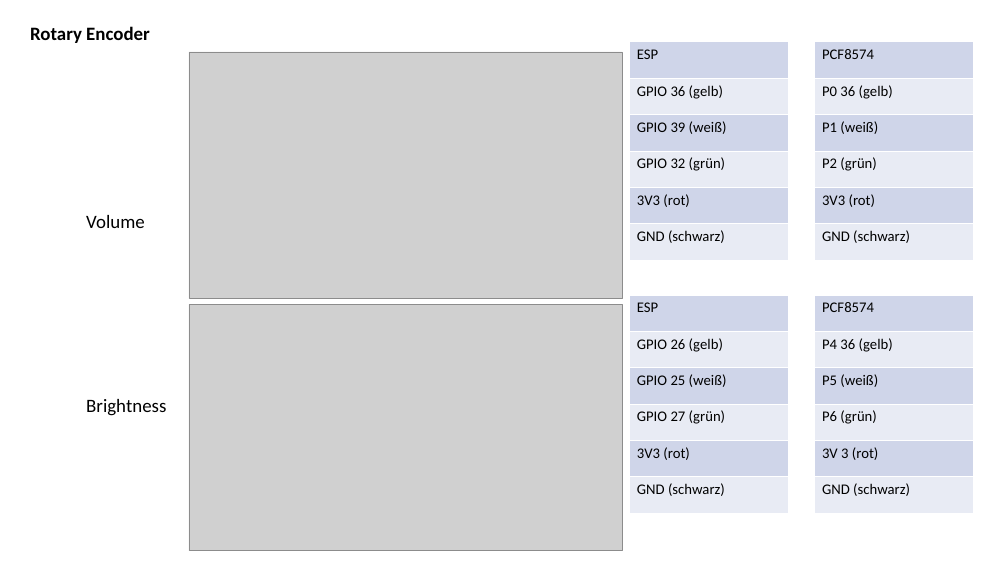
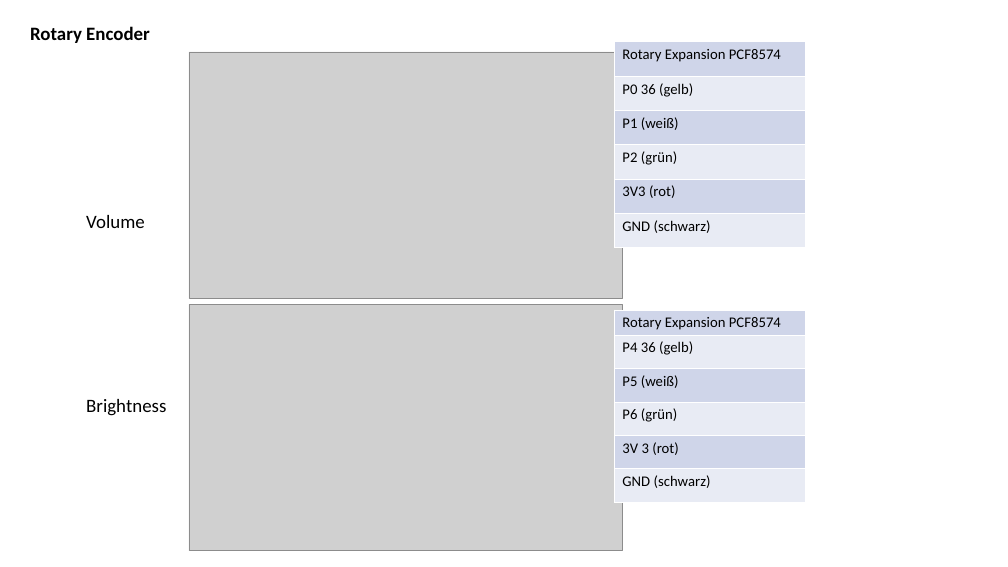
Before and after one commit to jeskes/activityboard, a slide deck: slide 21 of Activityboard.pptx. Drawn at 1008x567 pixels with LibreOffice and Linux fonts; fonts in the diff are those of the drawing; grey boxes stand for pictures. Boxes give left, top, right and bottom in pixels: in the first picture for what was removed or moved away, otherwise in the second. Text is boxed around its words. In the diff, an @@ line names an element or a change of style, - is before the commit and + after.

```diff
--- a/Activityboard.pptx
+++ b/Activityboard.pptx
@@ table at <box>615,42,806,248</box> @@
-row 1, column 1: PCF8574
+row 1, column 1: Rotary Expansion PCF8574
@@ table: place and size @@
-table at <box>814,42,974,259</box>
+table at <box>615,42,806,248</box>
@@ table removed at <box>629,42,789,259</box>, 6 rows, 1 columns @@
-ESP
-GPIO 36 (gelb)
-GPIO 39 (weiß)
-GPIO 32 (grün)
-3V3 (rot)
-GND (schwarz)
@@ table removed at <box>629,295,789,513</box>, 6 rows, 1 columns @@
-ESP
-GPIO 26 (gelb)
-GPIO 25 (weiß)
-GPIO 27 (grün)
-3V3 (rot)
-GND (schwarz)
@@ table at <box>615,310,806,502</box> @@
-row 1, column 1: PCF8574
+row 1, column 1: Rotary Expansion PCF8574
@@ table: place and size @@
-table at <box>814,295,974,513</box>
+table at <box>615,310,806,502</box>
```
Also in this commit, not shown: 5 other slides changed, 1 slide added, 1 slide removed, 27 other files.
